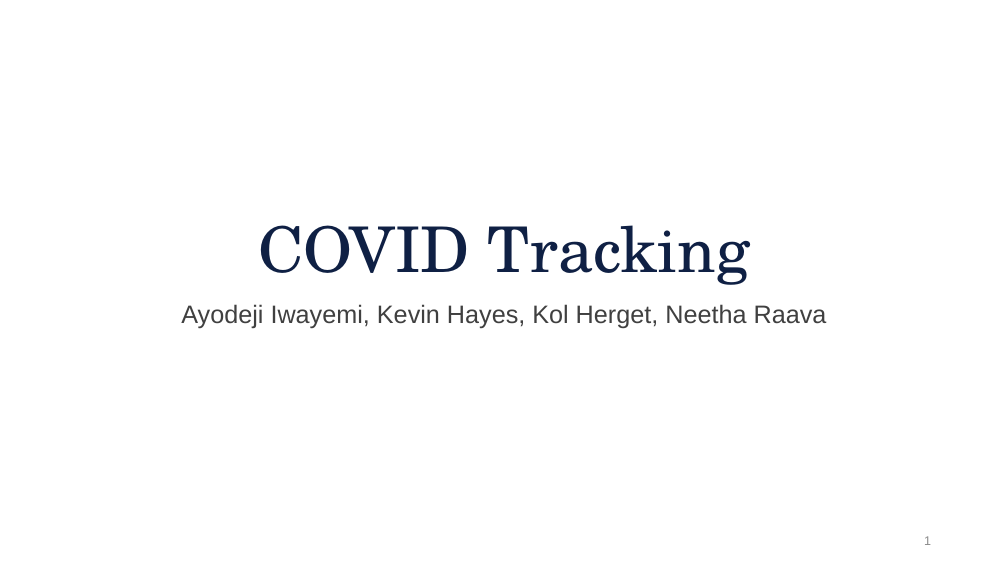
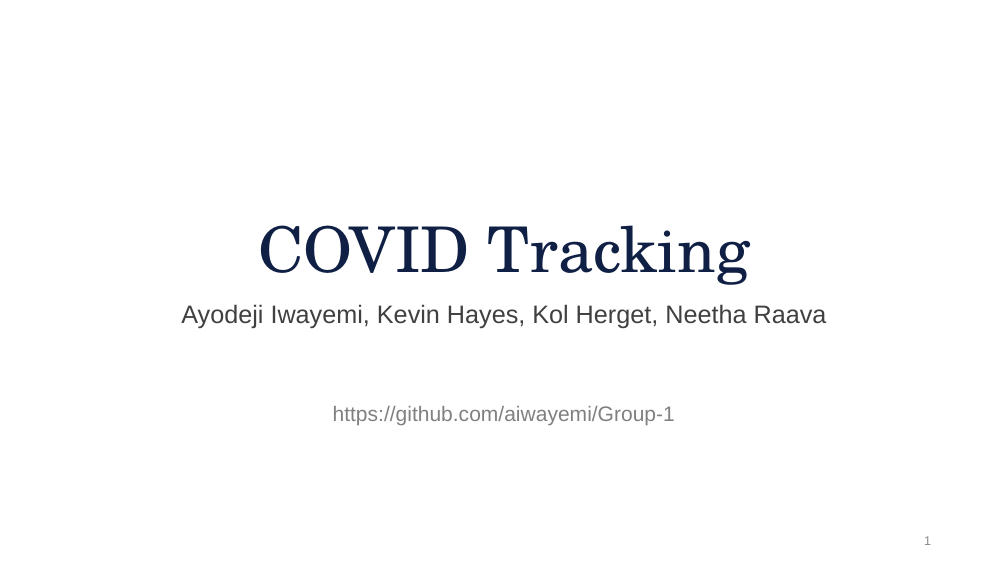
Before and after one commit to aiwayemi/Group-1, a slide deck: slide 1 of ProjPresentation.pptx. Drawn at 1008x567 pixels with LibreOffice and Linux fonts; fonts in the diff are those of the drawing; background and template pictures are left out. Boxes give left, top, right and bottom in pixels: in the first picture for what was removed or moved away, otherwise in the second. Text is boxed around its words. In the diff, an @@ line names an element or a change of style, - is before the commit and + after.

```diff
--- a/ProjPresentation.pptx
+++ b/ProjPresentation.pptx
@@ text added at box(333, 406, 675, 425), 20 pt, text #808080 @@
+https://github.com/aiwayemi/Group-1
```
Also in this commit, not shown: 2 other slides changed, 1 slide added, 1 slide removed.
